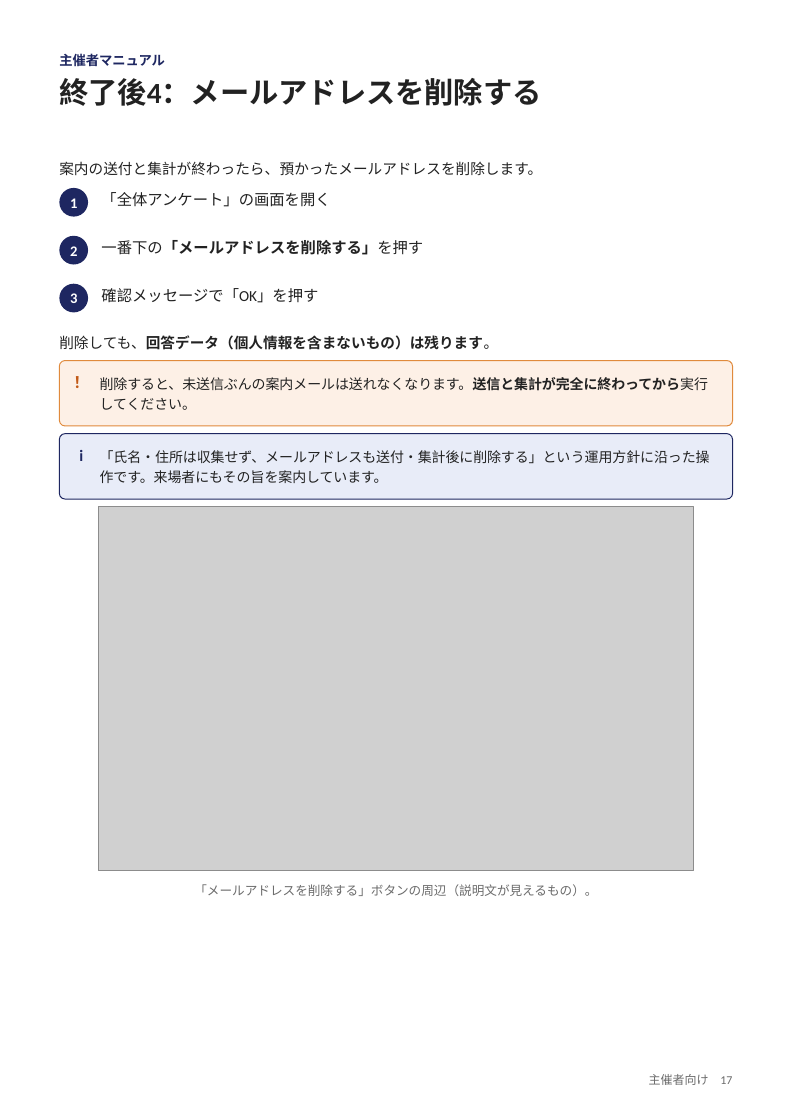
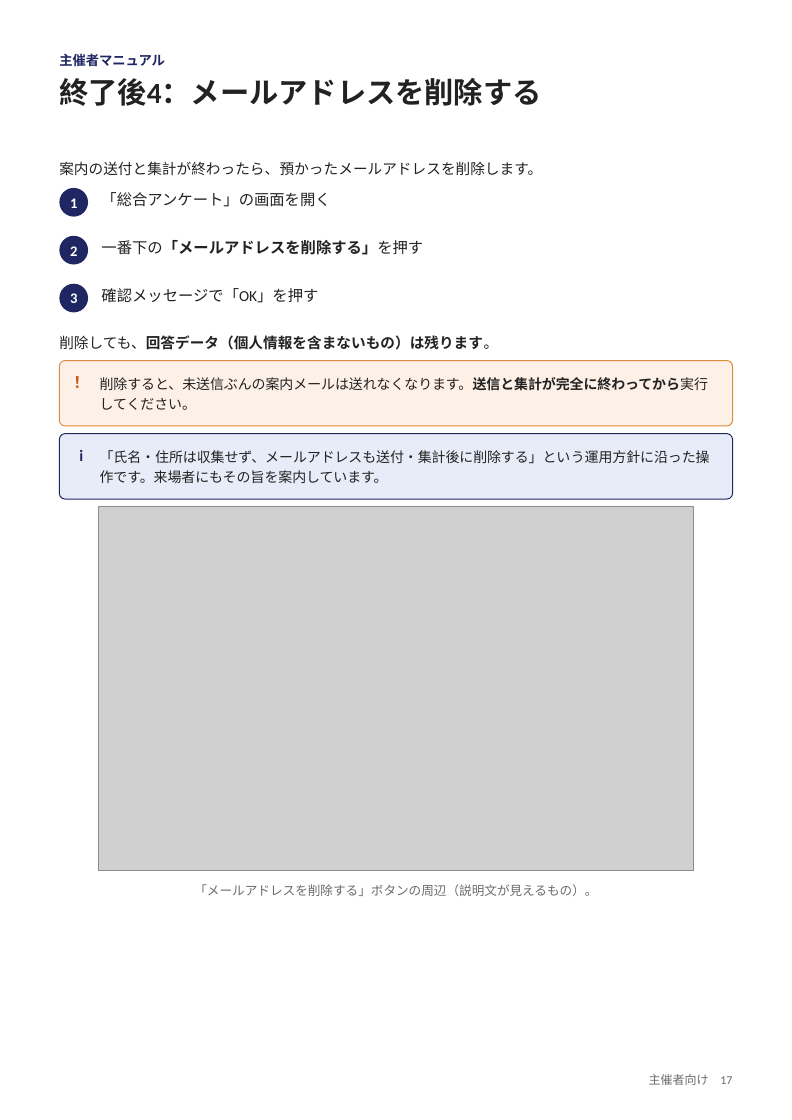
Before and after one commit to nisplus/enque, a slide deck: slide 17 of docs/manual-organizer.pptx. Drawn at 792x1120 pixels with LibreOffice and Linux fonts; fonts in the diff are those of the drawing; grey boxes stand for pictures. Boxes give left, top, right and bottom in pixels: in the first picture for what was removed or moved away, otherwise in the second. Text is boxed around its words. In the diff, an @@ line names an element or a change of style, - is before the commit and + after.

```diff
--- a/docs/manual-organizer.pptx
+++ b/docs/manual-organizer.pptx
@@ text at (x1=101, y1=192, x2=330, y2=207): text changed @@
-「全体アンケート」の画面を開く
+「総合アンケート」の画面を開く
```
Also in this commit, not shown: 7 other slides changed, 44 other files.
